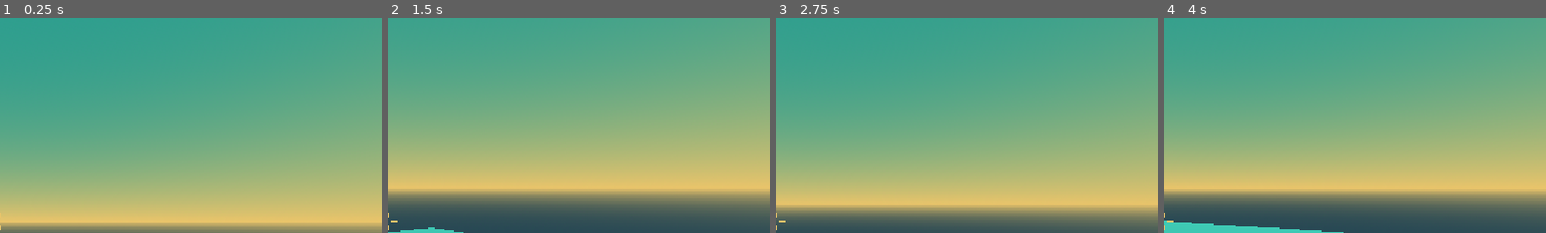
Above: before the commit, frames 1-4 (left to right).
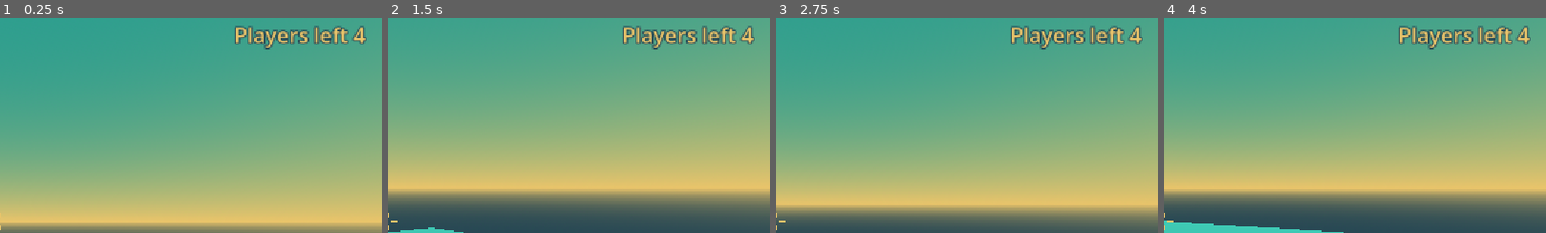
Above: after the commit, the same moments.

Repository: acetousk/godot4-game
Game: Godot game, scene res://scenes/main.tscn
The game is run twice, just before and just after one commit, with the same random seed, the same clock (stepped at 60 frames per second) and the same inputs.
Inputs (mouse positions are % of the whole screen's width and height, from its top left):
- Up to frame 1 (0.25 s): no input
- Up to frame 2 (1.5 s): tap Enter at 0.5 s; move the mouse to (72, 45) at 0.52 s; hold D (move_right) 0.53-1.28 s; hold E (action) 0.53-1.28 s; click (72, 45) at 0.67 s; tap Space (jump) at 0.77, 1.07 s; right-click (72, 45) at 0.8 s; move the mouse to (45, 50) at 1.27 s; hold W (move_forward) from 1.28 s (still down); right-click (45, 50) at 1.35 s
- Up to frame 3 (2.75 s): keep holding W (move_forward); tap Space (jump) at 1.52, 1.82 s; click (45, 50) at 1.55 s; move the mouse to (52, 48) at 2.02 s; press the mouse at (52, 48) at 2.03 s; tap H (heal) at 2.3 s
- Up to frame 4 (4 s): keep holding W (move_forward); move the mouse to (49, 52) at 2.77 s; release the mouse at (49, 52) at 2.78 s; tap H (heal) at 2.85 s; tap Space (jump) at 3.02, 3.05, 3.32 s; move the mouse to (57, 51) at 3.52 s; hold Space (jump) from 3.53 s (still down); tap E (action) at 3.8 s
The pictures show only the part of the screen within x 50-100%, y 3-53%; the shares and areas given below are measured in that part.

The runs differ from the first frame. In frame 1, 2.1% of the frame differs, in the area x 61-96%, y 3-15%; in frame 2, 2.1%; in frame 3, 2.1%; in frame 4, 2.1%.

Commit message:
G3b bots + win

Diff:
--- /dev/null
+++ b/scenes/bot.tscn
@@ -0,0 +1,40 @@
+[gd_scene load_steps=6 format=3]
+
+[ext_resource type="Script" path="res://scripts/bot.gd" id="1_bot"]
+
+[sub_resource type="StandardMaterial3D" id="body_mat"]
+albedo_color = Color(0.482, 0.173, 0.749, 1)
+
+[sub_resource type="CapsuleMesh" id="body_mesh"]
+material = SubResource("body_mat")
+radius = 0.4
+height = 1.8
+
+[sub_resource type="BoxMesh" id="eye_mesh"]
+material = SubResource("body_mat")
+size = Vector3(0.5, 0.15, 0.3)
+
+[sub_resource type="CapsuleShape3D" id="body_shape"]
+radius = 0.4
+height = 1.8
+
+[node name="Bot" type="CharacterBody3D"]
+collision_mask = 3
+script = ExtResource("1_bot")
+
+[node name="Body" type="MeshInstance3D" parent="."]
+transform = Transform3D(1, 0, 0, 0, 1, 0, 0, 0, 1, 0, 0.9, 0)
+mesh = SubResource("body_mesh")
+
+[node name="Visor" type="MeshInstance3D" parent="."]
+transform = Transform3D(1, 0, 0, 0, 1, 0, 0, 0, 1, 0, 1.45, -0.35)
+mesh = SubResource("eye_mesh")
+
+[node name="Shape" type="CollisionShape3D" parent="."]
+transform = Transform3D(1, 0, 0, 0, 1, 0, 0, 0, 1, 0, 0.9, 0)
+shape = SubResource("body_shape")
+
+[node name="Agent" type="NavigationAgent3D" parent="."]
+path_desired_distance = 1.0
+target_desired_distance = 1.5
+radius = 0.5
--- a/scenes/hud.tscn
+++ b/scenes/hud.tscn
@@ -7,6 +7,12 @@
 font_color = Color(0.914, 0.769, 0.416, 1)
 outline_size = 8
 outline_color = Color(0.149, 0.275, 0.325, 1)
+
+[sub_resource type="LabelSettings" id="big"]
+font_size = 96
+font_color = Color(0.914, 0.769, 0.416, 1)
+outline_size = 16
+outline_color = Color(0.482, 0.173, 0.749, 1)
 
 [node name="HUD" type="CanvasLayer"]
 script = ExtResource("1_hud")
@@ -50,6 +56,46 @@
 text = "Heal kits 0"
 label_settings = SubResource("text")
 
+[node name="Left" type="Label" parent="."]
+anchors_preset = 1
+anchor_left = 1.0
+anchor_right = 1.0
+offset_left = -424.0
+offset_top = 20.0
+offset_right = -24.0
+offset_bottom = 64.0
+horizontal_alignment = 2
+text = "Players left 4"
+label_settings = SubResource("text")
+
+[node name="End" type="VBoxContainer" parent="."]
+anchors_preset = 8
+anchor_left = 0.5
+anchor_top = 0.5
+anchor_right = 0.5
+anchor_bottom = 0.5
+offset_left = -400.0
+offset_top = -120.0
+offset_right = 400.0
+offset_bottom = 120.0
+mouse_filter = 2
+alignment = 1
+
+[node name="Title" type="Label" parent="End"]
+horizontal_alignment = 1
+text = "Victory!"
+label_settings = SubResource("big")
+
+[node name="Stats" type="Label" parent="End"]
+horizontal_alignment = 1
+text = "Place #1"
+label_settings = SubResource("text")
+
+[node name="Hint" type="Label" parent="End"]
+horizontal_alignment = 1
+text = "Click, tap or press Space to play again"
+label_settings = SubResource("text")
+
 [node name="Crosshair" type="Control" parent="."]
 anchors_preset = 8
 anchor_left = 0.5
--- a/scenes/main.tscn
+++ b/scenes/main.tscn
@@ -1,8 +1,17 @@
-[gd_scene load_steps=31 format=3]
+[gd_scene load_steps=33 format=3]
 
 [ext_resource type="PackedScene" path="res://scenes/player.tscn" id="1_player"]
 [ext_resource type="PackedScene" path="res://scenes/chest.tscn" id="2_chest"]
 [ext_resource type="PackedScene" path="res://scenes/hud.tscn" id="3_hud"]
+[ext_resource type="Script" path="res://scripts/game.gd" id="4_game"]
+
+[sub_resource type="NavigationMesh" id="navmesh"]
+geometry_parsed_geometry_type = 1
+geometry_source_geometry_mode = 1
+geometry_source_group_name = &"navmesh"
+agent_radius = 0.5
+agent_height = 2.0
+agent_max_climb = 0.25
 
 [sub_resource type="ProceduralSkyMaterial" id="sky_mat"]
 sky_top_color = Color(0.165, 0.616, 0.561, 1)
@@ -107,6 +116,10 @@
 size = Vector3(8.6, 0.3, 8.6)
 
 [node name="Main" type="Node3D"]
+script = ExtResource("4_game")
+
+[node name="NavRegion" type="NavigationRegion3D" parent="."]
+navigation_mesh = SubResource("navmesh")
 
 [node name="WorldEnvironment" type="WorldEnvironment" parent="."]
 environment = SubResource("env")
@@ -115,7 +128,7 @@
 transform = Transform3D(1, 0, 0, 0, 0.5, 0.866, 0, -0.866, 0.5, 0, 50, 0)
 shadow_enabled = false
 
-[node name="Island" type="StaticBody3D" parent="."]
+[node name="Island" type="StaticBody3D" parent="." groups=["navmesh"]]
 
 [node name="Sand" type="MeshInstance3D" parent="Island"]
 transform = Transform3D(1, 0, 0, 0, 1, 0, 0, 0, 1, 0, -2, 0)
@@ -157,7 +170,7 @@
 transform = Transform3D(1, 0, 0, 0, 1, 0, 0, 0, 1, 81, 100, 0)
 shape = SubResource("wall_ew")
 
-[node name="Props" type="Node3D" parent="."]
+[node name="Props" type="Node3D" parent="." groups=["navmesh"]]
 
 [node name="BuildingA" type="StaticBody3D" parent="Props"]
 transform = Transform3D(1, 0, 0, 0, 1, 0, 0, 0, 1, 30, 0.2, -25)
@@ -483,7 +496,7 @@
 [node name="Shape" type="CollisionShape3D" parent="Props/Rock8"]
 shape = SubResource("rock_shape")
 
-[node name="Chests" type="Node3D" parent="."]
+[node name="Chests" type="Node3D" parent="." groups=["navmesh"]]
 
 [node name="Chest1" parent="Chests" instance=ExtResource("2_chest")]
 transform = Transform3D(1, 0, 0, 0, 1, 0, 0, 0, 1, 30, 0.2, -27)
--- /dev/null
+++ b/scripts/bot.gd
@@ -0,0 +1,140 @@
+extends Fighter
+## A bot: a capsule with a small brain.
+## ROAM = walk to random spots. FIGHT = sees someone, strafes and shoots.
+
+enum Mode { ROAM, FIGHT }
+
+const EYE := Vector3(0, 1.5, 0)
+
+var mode := Mode.ROAM
+var target: Node3D = null
+var ammo := 0
+var fire_cooldown := 0.0
+var reloading := false
+var look_timer := 0.0
+var strafe_dir := 1.0
+var strafe_timer := 0.0
+
+@onready var agent: NavigationAgent3D = $Agent
+
+
+func _ready() -> void:
+	add_to_group("bot")
+	add_to_group("fighter")
+	ammo = Tune.rifle_mag
+	# Wait one frame so the island map is ready, then pick a place to walk to.
+	await get_tree().physics_frame
+	_pick_roam_point()
+
+
+## Choose a random spot on the island and ask the map for a path there.
+func _pick_roam_point() -> void:
+	var half := 70.0
+	agent.target_position = Vector3(randf_range(-half, half), 0.2, randf_range(-half, half))
+
+
+## True if nothing solid is between my eyes and theirs.
+func _can_see(other: Node3D) -> bool:
+	var query := PhysicsRayQueryParameters3D.create(global_position + EYE, other.global_position + EYE, 1, [get_rid()])
+	var hit := get_world_3d().direct_space_state.intersect_ray(query)
+	return not hit.is_empty() and hit.collider == other
+
+
+## Find the closest player or bot I can see within sight range.
+func _look_for_target() -> void:
+	target = null
+	var best := Tune.bot_sight
+	for other in get_tree().get_nodes_in_group("fighter"):
+		if other == self:
+			continue
+		var dist := global_position.distance_to(other.global_position)
+		if dist < best and _can_see(other):
+			best = dist
+			target = other
+	mode = Mode.FIGHT if target else Mode.ROAM
+
+
+func _physics_process(delta: float) -> void:
+	if not is_on_floor():
+		velocity.y -= Tune.gravity * delta
+
+	# Look around a few times a second (not every frame, to save power).
+	look_timer -= delta
+	if look_timer <= 0.0:
+		look_timer = 0.2
+		_look_for_target()
+
+	if mode == Mode.FIGHT and is_instance_valid(target):
+		_fight(delta)
+	else:
+		_roam()
+	move_and_slide()
+
+
+func _roam() -> void:
+	if agent.is_navigation_finished():
+		_pick_roam_point()
+	# Walk toward the next corner of the path.
+	var direction := agent.get_next_path_position() - global_position
+	direction.y = 0.0
+	if direction.length() > 0.1:
+		direction = direction.normalized()
+		velocity.x = direction.x * Tune.bot_speed
+		velocity.z = direction.z * Tune.bot_speed
+		look_at(global_position + direction, Vector3.UP)
+	else:
+		velocity.x = 0.0
+		velocity.z = 0.0
+
+
+func _fight(delta: float) -> void:
+	# Face the target.
+	var to_target := target.global_position - global_position
+	to_target.y = 0.0
+	if to_target.length() > 0.1:
+		look_at(global_position + to_target, Vector3.UP)
+	# Strafe: step sideways, switch side every so often.
+	strafe_timer -= delta
+	if strafe_timer <= 0.0:
+		strafe_timer = randf_range(0.6, 1.4)
+		strafe_dir = -strafe_dir
+	var side := global_basis.x * strafe_dir * Tune.bot_speed * 0.6
+	velocity.x = side.x
+	velocity.z = side.z
+	# Shoot bursts, reload when empty.
+	fire_cooldown -= delta
+	if reloading:
+		return
+	if ammo <= 0:
+		_reload()
+	elif fire_cooldown <= 0.0:
+		_fire_burst()
+
+
+func _reload() -> void:
+	reloading = true
+	await get_tree().create_timer(Tune.rifle_reload_time).timeout
+	ammo = Tune.rifle_mag
+	reloading = false
+
+
+func _fire_burst() -> void:
+	fire_cooldown = Tune.rifle_fire_every
+	for i in Tune.rifle_burst_shots:
+		if ammo <= 0 or not is_instance_valid(target):
+			return
+		ammo -= 1
+		_shoot_bullet()
+		await get_tree().create_timer(Tune.rifle_burst_gap).timeout
+
+
+## One bot bullet. Close = better aim, far = worse aim.
+func _shoot_bullet() -> void:
+	var dist := global_position.distance_to(target.global_position)
+	var closeness := 1.0 - clampf(dist / Tune.bot_sight, 0.0, 1.0)
+	var accuracy := lerpf(Tune.bot_accuracy_far, Tune.bot_accuracy_near, closeness)
+	if randf() > accuracy:
+		return
+	if _can_see(target):
+		if target.has_method("take_damage"):
+			target.take_damage(Tune.rifle_damage, self)
--- /dev/null
+++ b/scripts/game.gd
@@ -0,0 +1,61 @@
+extends Node3D
+## The game: builds the walking map, spawns the bots, and decides who wins.
+
+const BOT_SCENE := preload("res://scenes/bot.tscn")
+## Where the bots start.
+const BOT_SPAWNS := [Vector3(-40, 1, -10), Vector3(40, 1, 30), Vector3(0, 1, -55)]
+
+var game_over := false
+## Seconds before you can restart (so a held button does not skip the message).
+var restart_wait := 0.0
+var match_time := 0.0
+
+@onready var nav_region: NavigationRegion3D = $NavRegion
+@onready var player: Fighter = $Player
+@onready var hud: CanvasLayer = $HUD
+
+
+func _ready() -> void:
+	# Work out where you can walk on the island (no threads, for the web).
+	nav_region.bake_navigation_mesh(false)
+	for i in BOT_SPAWNS.size():
+		var bot: Fighter = BOT_SCENE.instantiate()
+		bot.name = "Bot%d" % (i + 1)
+		bot.position = BOT_SPAWNS[i]
+		add_child(bot)
+		bot.eliminated.connect(_on_eliminated)
+	player.eliminated.connect(_on_eliminated)
+
+
+func _process(delta: float) -> void:
+	if not game_over:
+		match_time += delta
+	else:
+		restart_wait -= delta
+
+
+## Someone is out: check if the match is over.
+func _on_eliminated(who: Fighter, _by: Fighter) -> void:
+	if game_over:
+		return
+	var left := get_tree().get_nodes_in_group("fighter").size()
+	if who == player:
+		_end("You are out", "Place #%d" % (left + 1))
+	elif left == 1 and not player.is_out:
+		_end("Victory!", "Place #1")
+
+
+func _end(title: String, place: String) -> void:
+	game_over = true
+	restart_wait = 1.0
+	Input.mouse_mode = Input.MOUSE_MODE_VISIBLE
+	var stats := "%s   Eliminations %d   Time %d:%02d" % [place, player.eliminations, int(match_time) / 60, int(match_time) % 60]
+	hud.show_end(title, stats)
+	print("Match over: ", title, "  ", stats)
+
+
+func _unhandled_input(event: InputEvent) -> void:
+	# After the match: click, tap, or press jump to play again.
+	if game_over and restart_wait <= 0.0:
+		if event.is_action_pressed("jump") or event.is_action_pressed("fire") or event is InputEventScreenTouch:
+			get_tree().reload_current_scene()
--- /dev/null
+++ b/scripts/health.gd
@@ -0,0 +1,33 @@
+class_name Fighter
+extends CharacterBody3D
+## Shared by the player and the bots: health, taking damage, and being out.
+
+## Someone is out. `by` is who did it (can be null).
+signal eliminated(who: Fighter, by: Fighter)
+
+## Your health. At 0 you are out.
+var hp := 100.0
+## How many others you knocked out this match.
+var eliminations := 0
+## True once you are out.
+var is_out := false
+
+
+## Called when a bullet hits you.
+func take_damage(amount: float, by: Fighter) -> void:
+	if is_out:
+		return
+	hp = maxf(hp - amount, 0.0)
+	print(name, " took ", amount, " from ", by.name if by else "?", " -> HP ", hp)
+	if hp <= 0.0:
+		is_out = true
+		remove_from_group("fighter")
+		if by:
+			by.eliminations += 1
+		eliminated.emit(self, by)
+		_on_out()
+
+
+## What happens when you are out. Bots and the player do this differently.
+func _on_out() -> void:
+	queue_free()
--- a/scripts/hud.gd
+++ b/scripts/hud.gd
@@ -4,9 +4,24 @@
 @onready var hp_label: Label = $HP
 @onready var ammo_label: Label = $Ammo
 @onready var heal_label: Label = $Heals
+@onready var left_label: Label = $Left
+@onready var end_box: Control = $End
+
+
+func _ready() -> void:
+	end_box.visible = false
+
+
+## Show the end-of-match message.
+func show_end(title: String, stats: String) -> void:
+	$End/Title.text = title
+	$End/Stats.text = stats
+	end_box.visible = true
 
 
 func _process(_delta: float) -> void:
+	# Everyone still in the match is in the "fighter" group.
+	left_label.text = "Players left %d" % get_tree().get_nodes_in_group("fighter").size()
 	var player := get_tree().get_first_node_in_group("player")
 	if player == null:
 		return
--- a/scripts/player.gd
+++ b/scripts/player.gd
@@ -1,5 +1,6 @@
-extends CharacterBody3D
+extends Fighter
 ## The player: reads your controls, moves the capsule, and turns the camera.
+## (HP and taking damage come from health.gd.)
 
 ## True while you float down from the sky at the start.
 var gliding := false
@@ -7,8 +8,6 @@
 var has_rifle := false
 ## How many heal kits you carry.
 var heal_kits := 0
-## Your health. At 0 you are out.
-var hp := 100.0
 ## HP still to come from the heal kit you are using (0 = not healing).
 var heal_left := 0.0
 ## Shots left in the rifle before you must reload.
@@ -26,11 +25,21 @@
 
 func _ready() -> void:
 	add_to_group("player")
+	add_to_group("fighter")
 	# The selfie stick must not bump into your own body.
 	spring_arm.add_excluded_object(get_rid())
 	# Start high in the sky and glide down.
 	global_position.y = Tune.drop_height
 	gliding = true
+
+
+## When you are out: hide your body and stop moving. The camera stays.
+func _on_out() -> void:
+	$Body.visible = false
+	$Shape.set_deferred("disabled", true)
+	heal_left = 0.0
+	set_physics_process(false)
+	set_process_unhandled_input(false)
 
 
 ## A chest calls this when you open it.
@@ -72,7 +81,6 @@
 	# Whatever the line touches first takes the damage (if it can).
 	if hit.collider.has_method("take_damage"):
 		hit.collider.take_damage(Tune.rifle_damage, self)
-	print("Hit ", hit.collider.name)
 
 
 func _unhandled_input(event: InputEvent) -> void:
--- a/scripts/tune.gd
+++ b/scripts/tune.gd
@@ -29,6 +29,12 @@
 @export var rifle_range: float = 60.0 ## How far a bullet reaches, in meters
 @export var rifle_reload_time: float = 1.8 ## Seconds to reload
 
+@export_group("Bots")
+@export var bot_speed: float = 5.0 ## How fast bots walk, in meters per second
+@export var bot_sight: float = 50.0 ## How far bots can see someone, in meters
+@export var bot_accuracy_far: float = 0.2 ## Chance a bot bullet hits at the edge of sight (0.2 = 20%)
+@export var bot_accuracy_near: float = 0.6 ## Chance a bot bullet hits up close (0.6 = 60%)
+
 @export_group("Drop")
 @export var drop_height: float = 80.0 ## How high you start in the sky, in meters
 @export var glide_fall: float = 8.0 ## How fast you sink while gliding, in meters per second
Not shown: 1 places in scenes/hud.tscn that only renumber resources
Not shown, added: scripts/bot.gd.uid
Not shown, added: scripts/game.gd.uid
Not shown, added: scripts/health.gd.uid
Not shown, changed: DESIGN.md
Not shown, changed: PLAN.md
Not shown, changed: PLAYTEST.md
